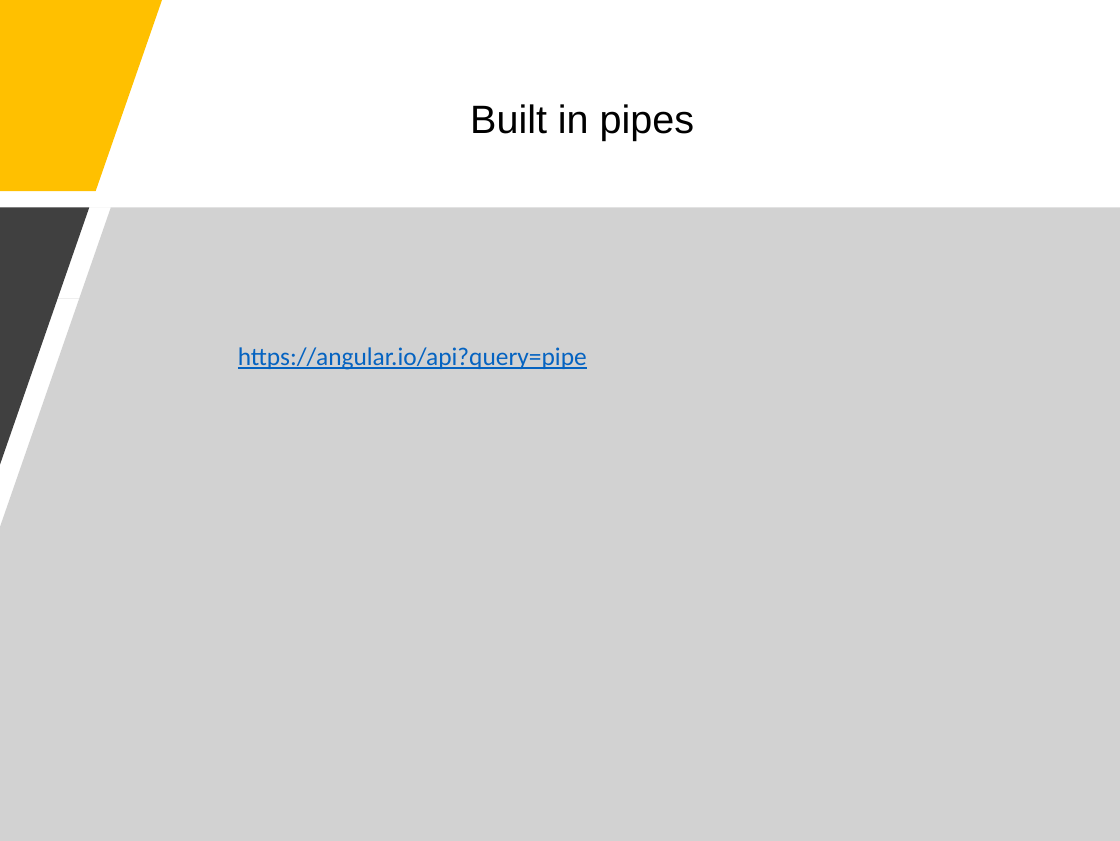
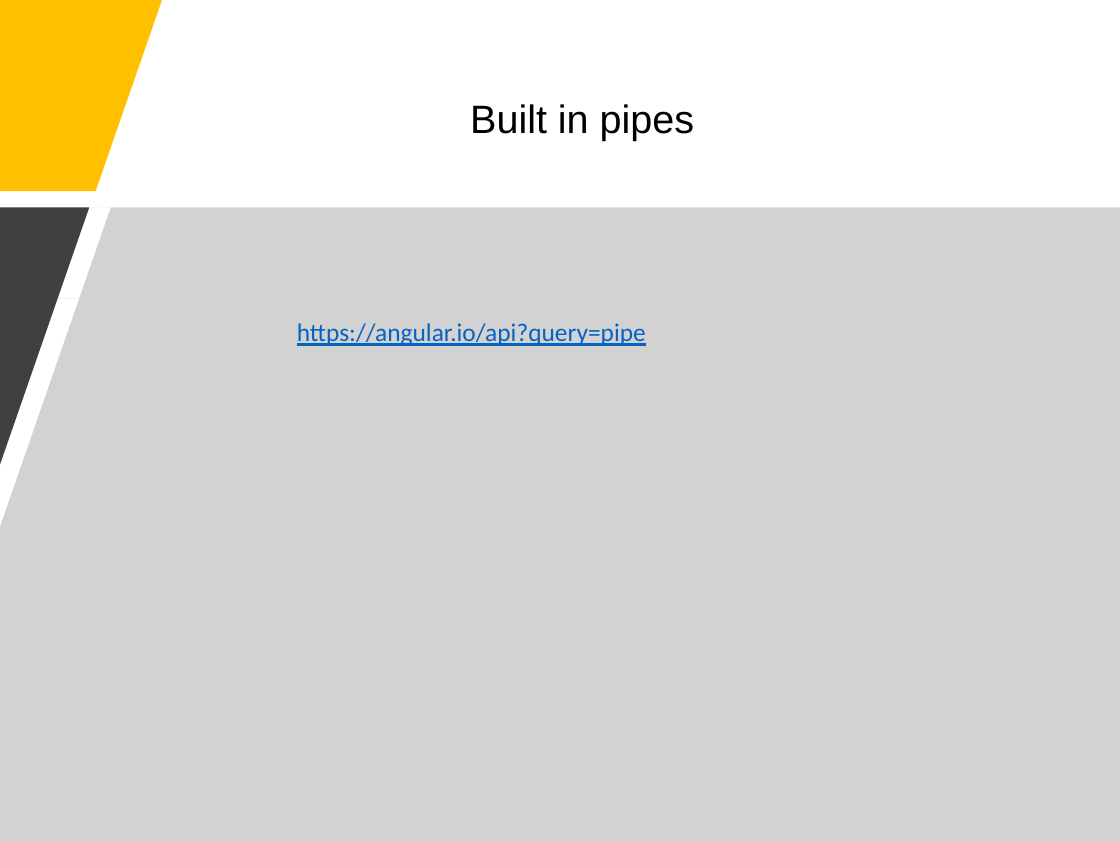
Before and after one commit to chetna23/frontend-2020, a slide deck: slide 8 of slides/Unit 2 - Class 11.pptx. Drawn at 1120x841 pixels with LibreOffice and Linux fonts; fonts in the diff are those of the drawing. Boxes give left, top, right and bottom in pixels: in the first picture for what was removed or moved away, otherwise in the second. Text is boxed around its words. In the diff, an @@ line names an element or a change of style, - is before the commit and + after.

```diff
--- a/slides/Unit 2 - Class 11.pptx
+++ b/slides/Unit 2 - Class 11.pptx
@@ text "https://angular.io/api?query=pipe": place and size @@
-text "https://angular.io/api?query=pipe" at bbox=[238, 347, 587, 370]
+text "https://angular.io/api?query=pipe" at bbox=[297, 323, 646, 346]
```
Also in this commit, not shown: 2 other files.
